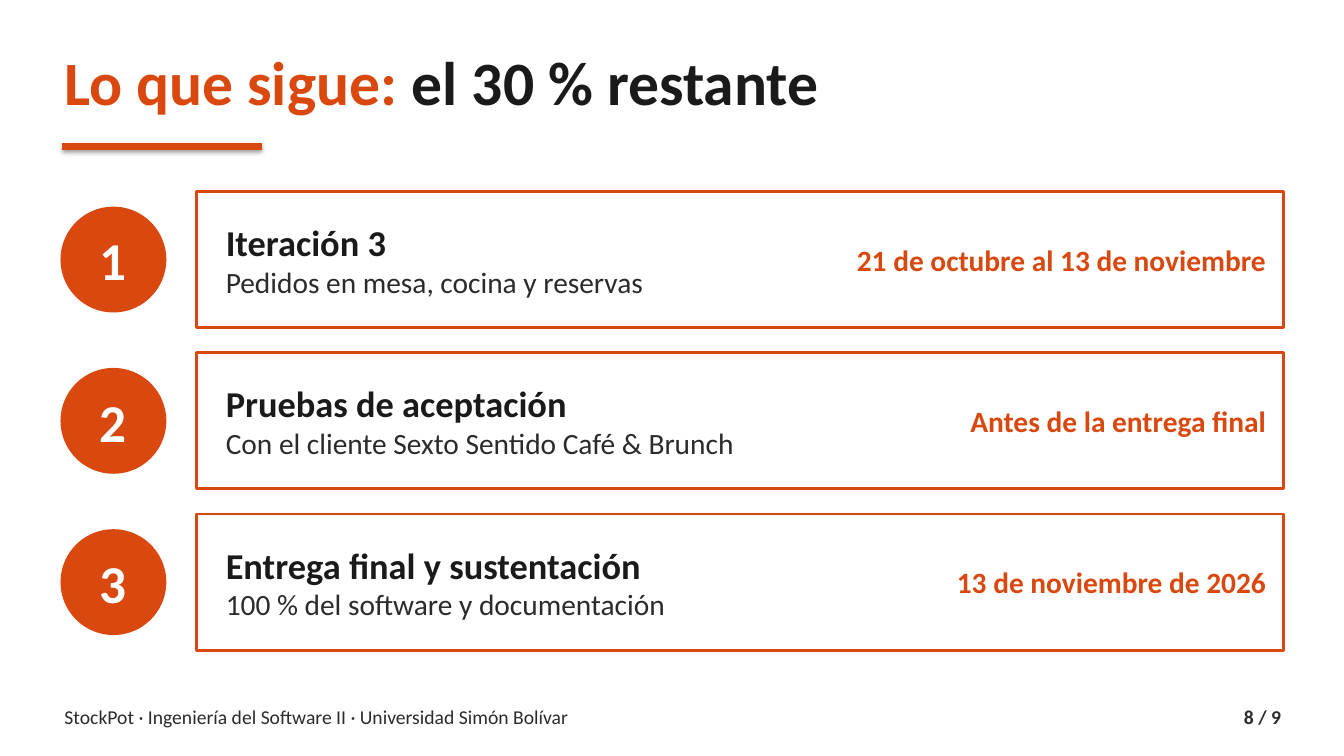
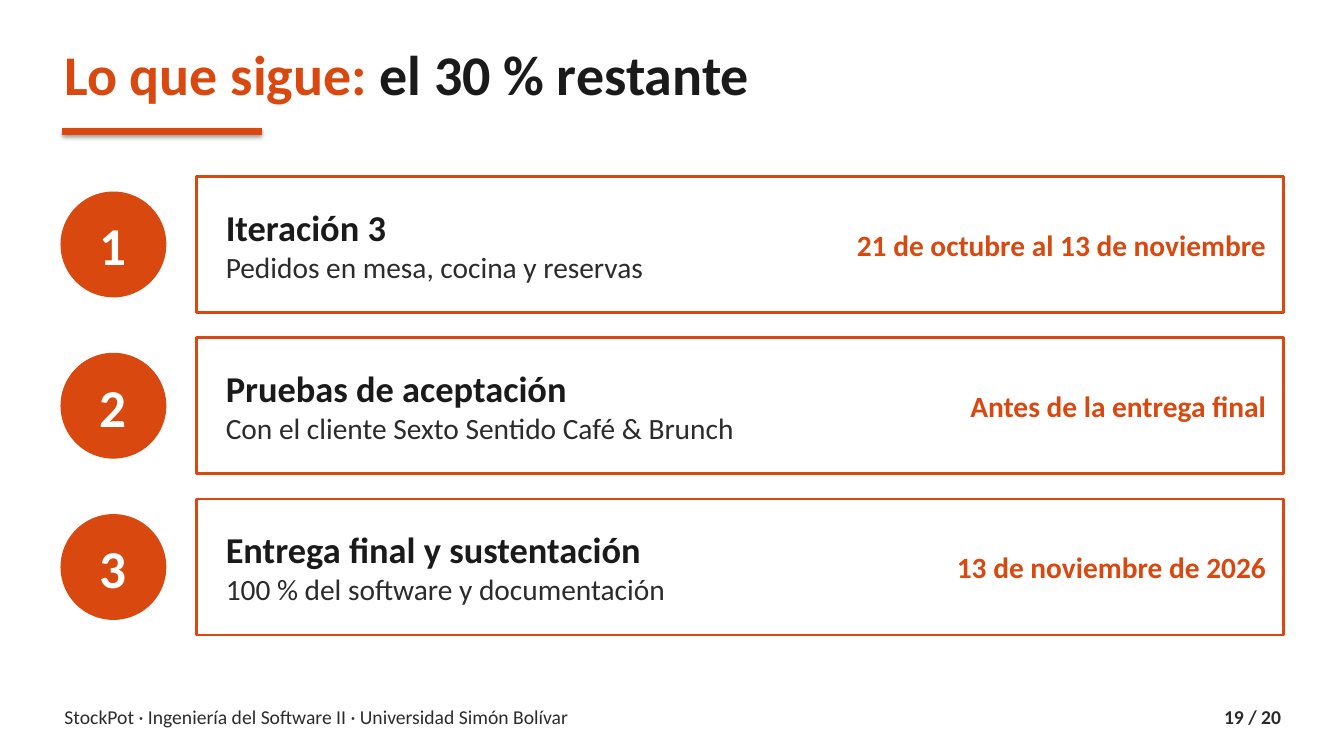
Before and after one commit to Angelssjyf/stockpot, a slide deck: slide 19 of docs/entrega-2do-corte/05_Demostracion/StockPot_Sustentacion_70.pptx (slide 8 before the commit). Drawn at 1344x756 pixels with LibreOffice and Linux fonts; fonts in the diff are those of the drawing. Boxes give left, top, right and bottom in pixels: in the first picture for what was removed or moved away, otherwise in the second. Text is boxed around its words. In the diff, an @@ line names an element or a change of style, - is before the commit and + after.

```diff
--- a/docs/entrega-2do-corte/05_Demostracion/StockPot_Sustentacion_70.pptx
+++ b/docs/entrega-2do-corte/05_Demostracion/StockPot_Sustentacion_70.pptx
@@ text "Lo que sigue: el 30 ..." at <box>64,55,749,105</box>: size 44 to 40 pt @@
@@ 9 texts, 3 rectangles, 3 ellipses, 1 line: place and size @@
-9 texts, 3 rectangles, 3 ellipses, 1 line at <box>60,146,1284,650</box>
+9 texts, 3 rectangles, 3 ellipses, 1 line at <box>60,131,1284,635</box>
@@ text at <box>1224,711,1281,724</box>: text changed @@
-8 / 9
+19 / 20
```
Also in this commit, not shown: 7 other slides changed, 12 slides added, 1 slide removed, 3 other files.
